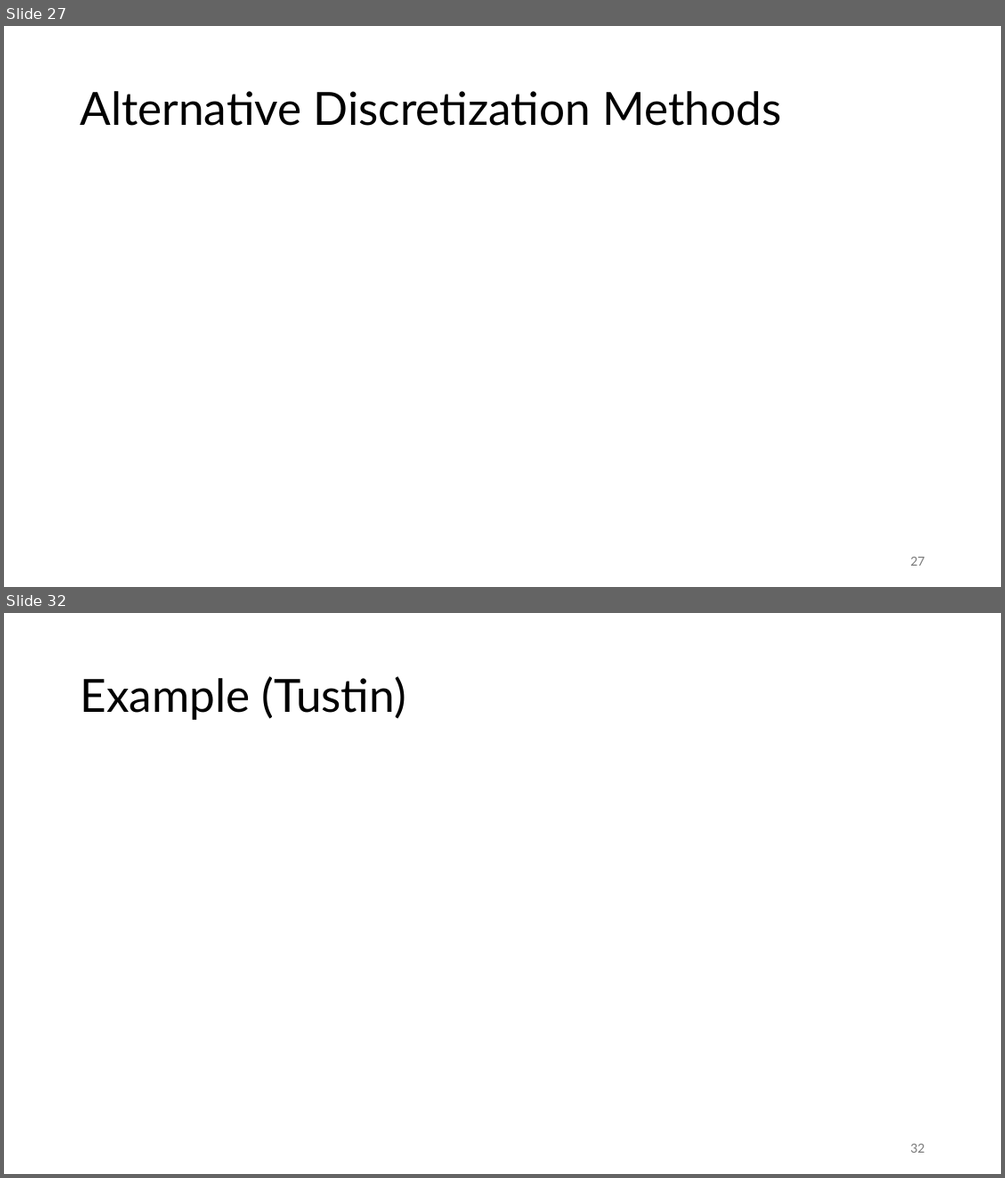
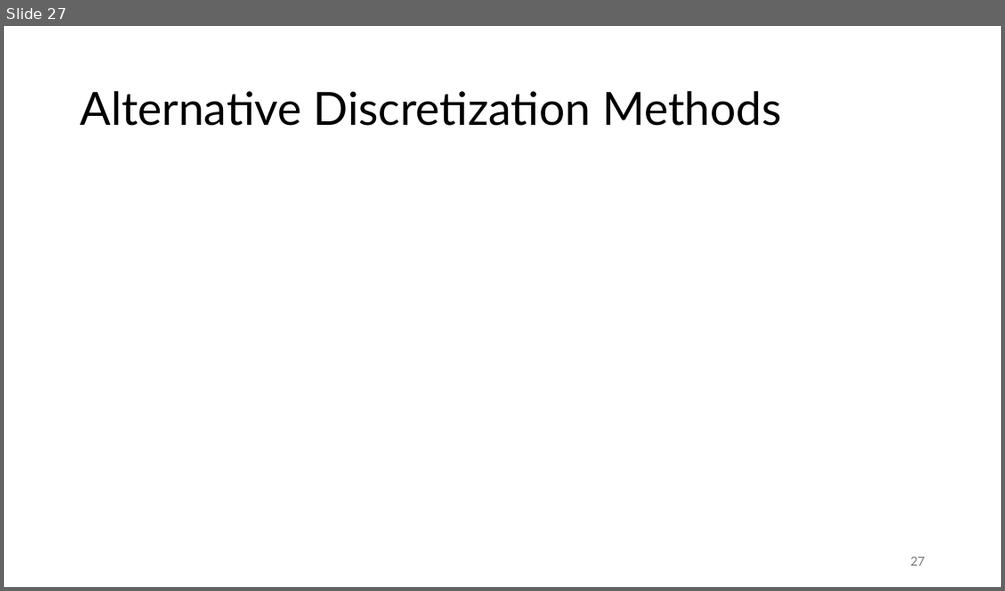
Before and after one commit to FelixWick/control_engineering, a slide deck: slides/6_discrete_controllers.pptx. Shown one above the other, each under a label of ours: slides 27 and 32 before the commit, slide 27 after it; the slides between them are not shown. The pictures are 1005x1178 and 1005x591 pixels, drawn with LibreOffice and Linux fonts; fonts in the diff are those of the drawing; grey boxes stand for pictures. Boxes give left, top, right and bottom in pixels: in the first picture for what was removed or moved away, otherwise in the second. Text is boxed around its words. In the diff, an @@ line names an element or a change of style, - is before the commit and + after.

```diff
--- a/slides/6_discrete_controllers.pptx
+++ b/slides/6_discrete_controllers.pptx
@@ slide 32 removed at (4,613,1001,1174), background #FFFFFF @@
@@ title removed at (80,676,406,720) @@
-Example (Tustin)
@@ page number removed at (910,1143,924,1152) @@
-32
```
Also in this commit, not shown: 9 slides changed, 3 slides added, 2 other slides removed, 2 other files.
